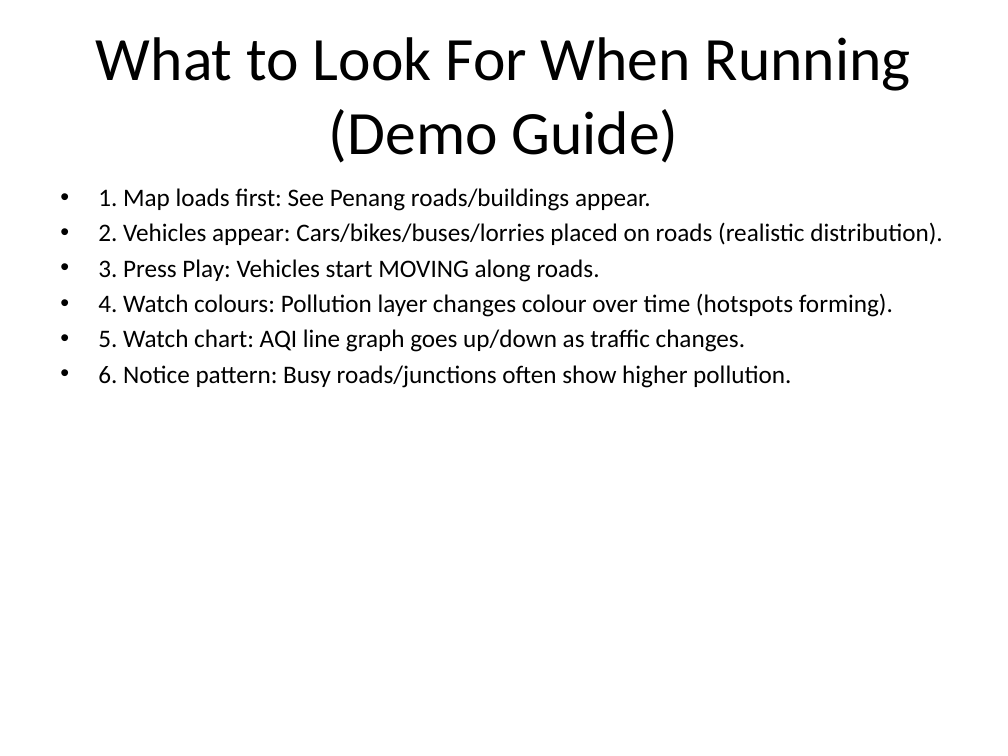
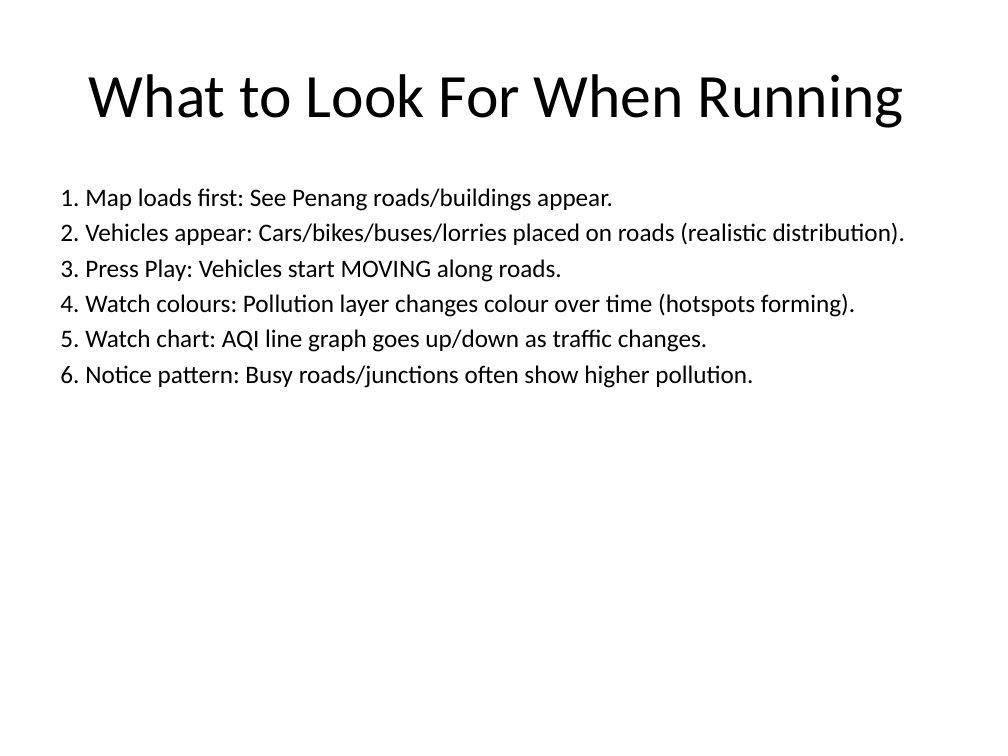
Before and after one commit to hqnghi88/PenangAir, a slide deck: slide 7 of PenangAir_Tutorial_NonProgrammer_Fixed.pptx (slide 31 before the commit). Drawn at 1008x756 pixels with LibreOffice and Linux fonts; fonts in the diff are those of the drawing. Boxes give left, top, right and bottom in pixels: in the first picture for what was removed or moved away, otherwise in the second. Text is boxed around its words. In the diff, an @@ line names an element or a change of style, - is before the commit and + after.

Commit message:
Refactor traffic and pollution models; update emission scaling and fleet size for improved simulation accuracy

```diff
--- a/PenangAir_Tutorial_NonProgrammer_Fixed.pptx
+++ b/PenangAir_Tutorial_NonProgrammer_Fixed.pptx
@@ title at box(89, 74, 904, 128): text changed @@
-What to Look For When Running (Demo Guide)
+What to Look For When Running
@@ text "1. Map loads first: See ..." at box(60, 188, 905, 388): bullet • to none @@
```
Also in this commit, not shown: 21 other slides changed, 1 slide added, 3 slides removed, 4 other files.
